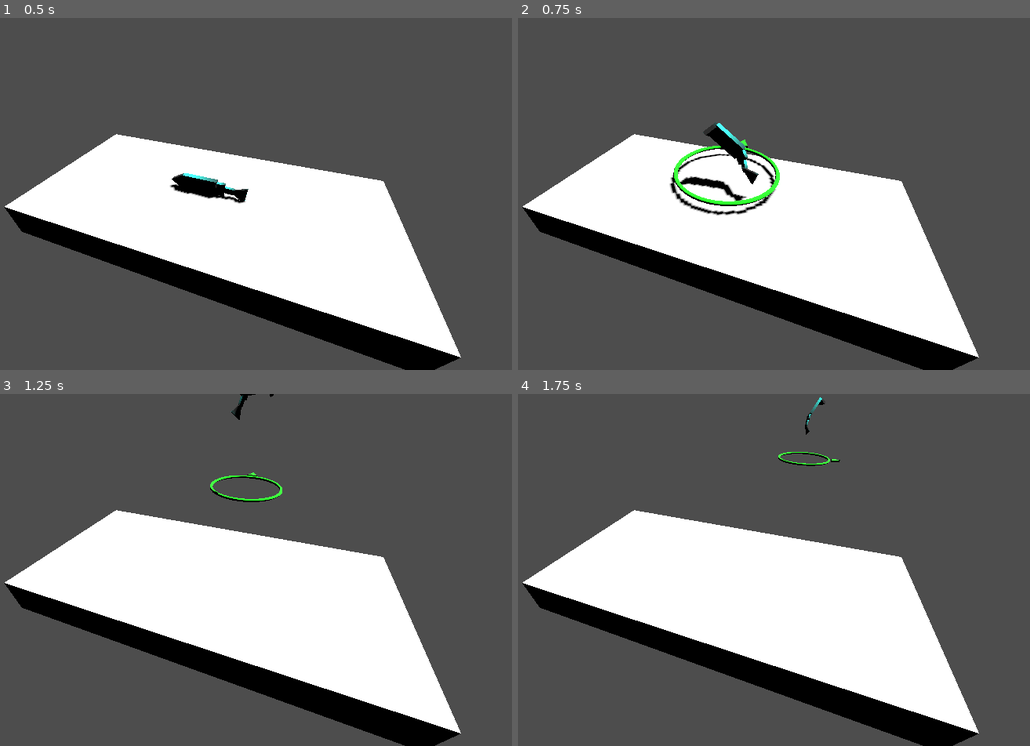
Above: before the commit, frames 1-4 (two rows, left to right).
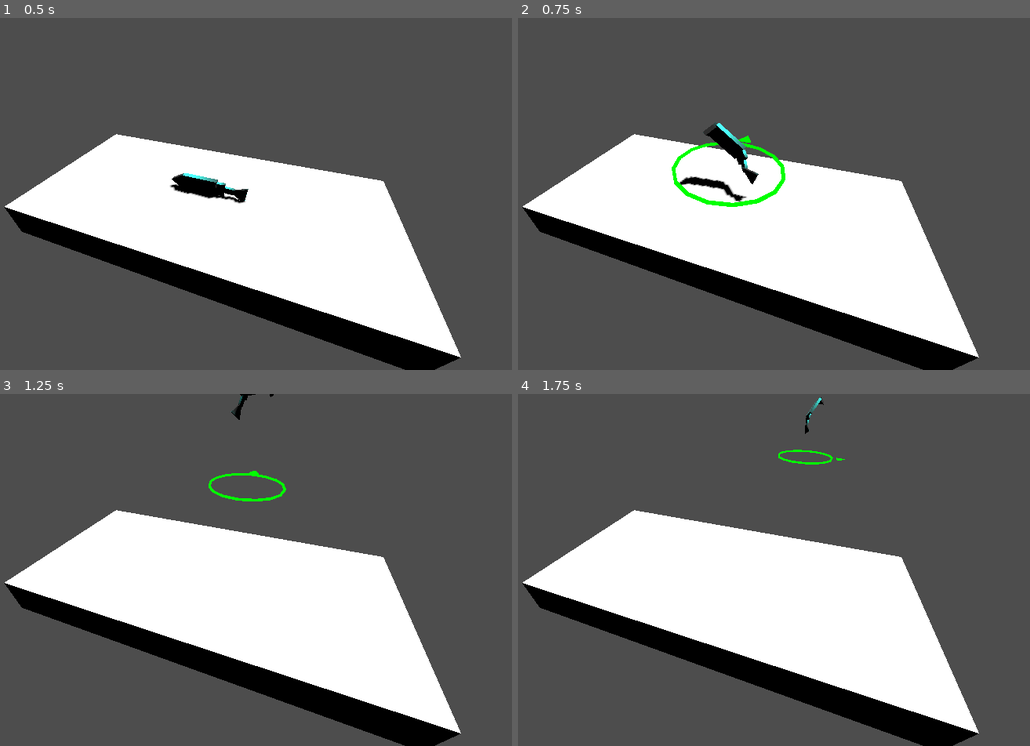
Above: after the commit, the same moments.

Repository: TatuArvela/flop
Game: Godot game, scene res://yee.tscn
Same seed, same stepped clock (60 frames per second), same inputs: the game is played once before the commit and once after it. Before the commit the project has no main scene; this scene is started directly in both runs.
Inputs:
- Up to frame 1 (0.5 s): no input
- Up to frame 2 (0.75 s): tap Enter (ui_accept) at 0.5, 0.6 s; hold Right (ui_right) from 0.53 s (still down)
- Up to frame 3 (1.25 s): keep holding Right (ui_right); tap Enter (ui_accept) at 0.77, 1.07 s
- Up to frame 4 (1.75 s): release Right (ui_right) at 1.28 s; hold Down (ui_down) from 1.28 s (still down); tap Enter (ui_accept) at 1.35, 1.52 s

Frame 1 is identical in both runs. In frame 2, 1.4% of the frame differs, in the area x 29-53%, y 33-57%; in frame 3, 0.4%; in frame 4, 0.3%.

Commit message:
smooooooooth jump direction indicator

Diff:
--- a/fisu.gd
+++ b/fisu.gd
@@ -1,29 +1,37 @@
 extends RigidBody3D
 
 
-@export var jump_velocity_y = 2.5
+@export var jump_direction_y = 2.5
 @export var jump_strength = 2.5
 @export var direction_marker_y = 0.0
+@export var turn_rate = 10.0
 
 @onready var body: Node3D = get_node("%Body")
 @onready var direction_marker: Node3D = get_node("%JumpDirectionMarker")
 
+var direction: Vector2 = Vector2.RIGHT
+var target_direction: Vector2 = Vector2.RIGHT
+
 func _physics_process(delta: float) -> void:
 	var input_dir = Input.get_vector("ui_left", "ui_right", "ui_up", "ui_down")
-	var direction = Vector3(input_dir.x, 0, input_dir.y).normalized()
-	if direction && Input.is_action_just_released("ui_accept"):
-		direction.y = jump_velocity_y
-		self.apply_impulse(direction * jump_strength)
+	direction_marker.visible = true if input_dir.length_squared() > 0 else false
+	direction_marker.global_position.x = body.global_position.x
+	direction_marker.global_position.z = body.global_position.z
 
-	direction_marker.visible = true if direction else false
+	var modified_distance_y = max(0, body.global_position.y) * 0.1
+	direction_marker.global_position.y = direction_marker_y + modified_distance_y
 
-	if direction:
-		direction_marker.global_position.x = body.global_position.x
-		direction_marker.global_position.z = body.global_position.z
+	if input_dir.length_squared() > 0:
+		target_direction = input_dir.normalized()
 
-		var modified_distance_y = max(0, body.global_position.y) * 0.1
-		direction_marker.global_position.y = direction_marker_y + modified_distance_y
+	var old_angle = direction.angle_to(Vector2.RIGHT)
+	var target_angle = target_direction.angle_to(Vector2.RIGHT)
+	var new_angle = lerp_angle(old_angle, target_angle, turn_rate * delta)
+	direction = Vector2.from_angle(-new_angle)
 
-		var jump_angle = direction.signed_angle_to(Vector3.FORWARD, Vector3.DOWN)
-		direction_marker.global_rotation = Vector3.ZERO
-		direction_marker.global_rotation_degrees.y = rad_to_deg(jump_angle)
+	direction_marker.global_rotation = Vector3.ZERO
+	direction_marker.global_rotation_degrees.y = rad_to_deg(new_angle)
+
+	if input_dir.length_squared() > 0 && Input.is_action_just_released("ui_accept"):
+		var jump_force_direction = Vector3(direction.x, jump_direction_y, direction.y)
+		self.apply_impulse(jump_force_direction * jump_strength)
--- a/fisu.tscn
+++ b/fisu.tscn
@@ -1,6 +1,7 @@
-[gd_scene load_steps=17 format=3 uid="uid://cxcfsh1y3h63f"]
+[gd_scene load_steps=15 format=3 uid="uid://cxcfsh1y3h63f"]
 
 [ext_resource type="Script" uid="uid://vxvtvfsyaa74" path="res://fisu.gd" id="1_y411k"]
+[ext_resource type="PackedScene" uid="uid://b47r3in2sppv6" path="res://jump_direction_marker.tscn" id="2_gty11"]
 
 [sub_resource type="Gradient" id="Gradient_4274j"]
 
@@ -39,16 +40,6 @@
 
 [sub_resource type="BoxShape3D" id="BoxShape3D_y411k"]
 size = Vector3(0.017, 0.035, 0.06)
-
-[sub_resource type="StandardMaterial3D" id="StandardMaterial3D_y411k"]
-albedo_color = Color(0, 1, 0, 1)
-
-[sub_resource type="TorusMesh" id="TorusMesh_y411k"]
-inner_radius = 0.3
-outer_radius = 0.325
-
-[sub_resource type="PrismMesh" id="PrismMesh_y411k"]
-size = Vector3(0.1, 0.1, 0.025)
 
 [node name="Fisu" type="Node3D"]
 
@@ -165,12 +156,5 @@
 [node name="CollisionShape3D" type="CollisionShape3D" parent="Pyrstö3"]
 shape = SubResource("BoxShape3D_y411k")
 
-[node name="JumpDirectionMarker" type="MeshInstance3D" parent="."]
+[node name="JumpDirectionMarker" parent="." instance=ExtResource("2_gty11")]
 unique_name_in_owner = true
-material_override = SubResource("StandardMaterial3D_y411k")
-mesh = SubResource("TorusMesh_y411k")
-
-[node name="MeshInstance3D" type="MeshInstance3D" parent="JumpDirectionMarker"]
-transform = Transform3D(1, 0, 0, 0, -4.37114e-08, 1, 0, -1, -4.37114e-08, 0, 0, -0.388387)
-material_override = SubResource("StandardMaterial3D_y411k")
-mesh = SubResource("PrismMesh_y411k")
--- /dev/null
+++ b/jump_direction_marker.tscn
@@ -0,0 +1,100 @@
+[gd_scene load_steps=7 format=3 uid="uid://b47r3in2sppv6"]
+
+[sub_resource type="StandardMaterial3D" id="StandardMaterial3D_37mey"]
+shading_mode = 0
+albedo_color = Color(0, 1, 0, 1)
+
+[sub_resource type="PrismMesh" id="PrismMesh_y411k"]
+size = Vector3(0.1, 0.1, 0.01)
+
+[sub_resource type="TorusMesh" id="TorusMesh_y411k"]
+inner_radius = 0.3
+outer_radius = 0.325
+rings = 16
+ring_segments = 3
+
+[sub_resource type="Animation" id="Animation_3qcq8"]
+length = 0.001
+tracks/0/type = "value"
+tracks/0/imported = false
+tracks/0/enabled = true
+tracks/0/path = NodePath("Ring:scale")
+tracks/0/interp = 1
+tracks/0/loop_wrap = true
+tracks/0/keys = {
+"times": PackedFloat32Array(0),
+"transitions": PackedFloat32Array(1),
+"update": 0,
+"values": [Vector3(1, 1, 1)]
+}
+tracks/1/type = "value"
+tracks/1/imported = false
+tracks/1/enabled = true
+tracks/1/path = NodePath("Arrow:position")
+tracks/1/interp = 1
+tracks/1/loop_wrap = true
+tracks/1/keys = {
+"times": PackedFloat32Array(0),
+"transitions": PackedFloat32Array(1),
+"update": 0,
+"values": [Vector3(0.388, 0, 0)]
+}
+
+[sub_resource type="Animation" id="Animation_37mey"]
+resource_name = "idle"
+length = 0.5
+loop_mode = 1
+step = 0.1
+tracks/0/type = "value"
+tracks/0/imported = false
+tracks/0/enabled = true
+tracks/0/path = NodePath("Ring:scale")
+tracks/0/interp = 2
+tracks/0/loop_wrap = true
+tracks/0/keys = {
+"times": PackedFloat32Array(0, 0.25, 0.5),
+"transitions": PackedFloat32Array(1, 1, 1),
+"update": 0,
+"values": [Vector3(1, 1, 1), Vector3(1.1, 1.1, 1.1), Vector3(1, 1, 1)]
+}
+tracks/1/type = "value"
+tracks/1/imported = false
+tracks/1/enabled = true
+tracks/1/path = NodePath("Arrow:position")
+tracks/1/interp = 2
+tracks/1/loop_wrap = true
+tracks/1/keys = {
+"times": PackedFloat32Array(0, 0.25, 0.5),
+"transitions": PackedFloat32Array(1, 1, 1),
+"update": 0,
+"values": [Vector3(0.388, 0, 0), Vector3(0.45, 0, 0), Vector3(0.388, 0, 0)]
+}
+
+[sub_resource type="AnimationLibrary" id="AnimationLibrary_3qcq8"]
+_data = {
+&"RESET": SubResource("Animation_3qcq8"),
+&"idle": SubResource("Animation_37mey")
+}
+
+[node name="JumpDirectionMarker" type="Node3D"]
+physics_interpolation_mode = 2
+
+[node name="Arrow" type="MeshInstance3D" parent="."]
+physics_interpolation_mode = 2
+transform = Transform3D(-4.37114e-08, 1, 4.37114e-08, 0, -4.37114e-08, 1, 1, 4.37114e-08, 1.91069e-15, 0.388, 0, 0)
+material_override = SubResource("StandardMaterial3D_37mey")
+cast_shadow = 0
+mesh = SubResource("PrismMesh_y411k")
+skeleton = NodePath("../Ring")
+
+[node name="Ring" type="MeshInstance3D" parent="."]
+physics_interpolation_mode = 2
+material_override = SubResource("StandardMaterial3D_37mey")
+cast_shadow = 0
+mesh = SubResource("TorusMesh_y411k")
+
+[node name="Animations" type="AnimationPlayer" parent="."]
+libraries = {
+&"": SubResource("AnimationLibrary_3qcq8")
+}
+autoplay = "idle"
--- a/project.godot
+++ b/project.godot
@@ -11,6 +11,7 @@
 [application]
 
 config/name="Flop"
+run/main_scene="uid://b4n0qxokxewf2"
 config/features=PackedStringArray("4.4", "GL Compatibility")
 config/icon="res://icon.svg"
 
